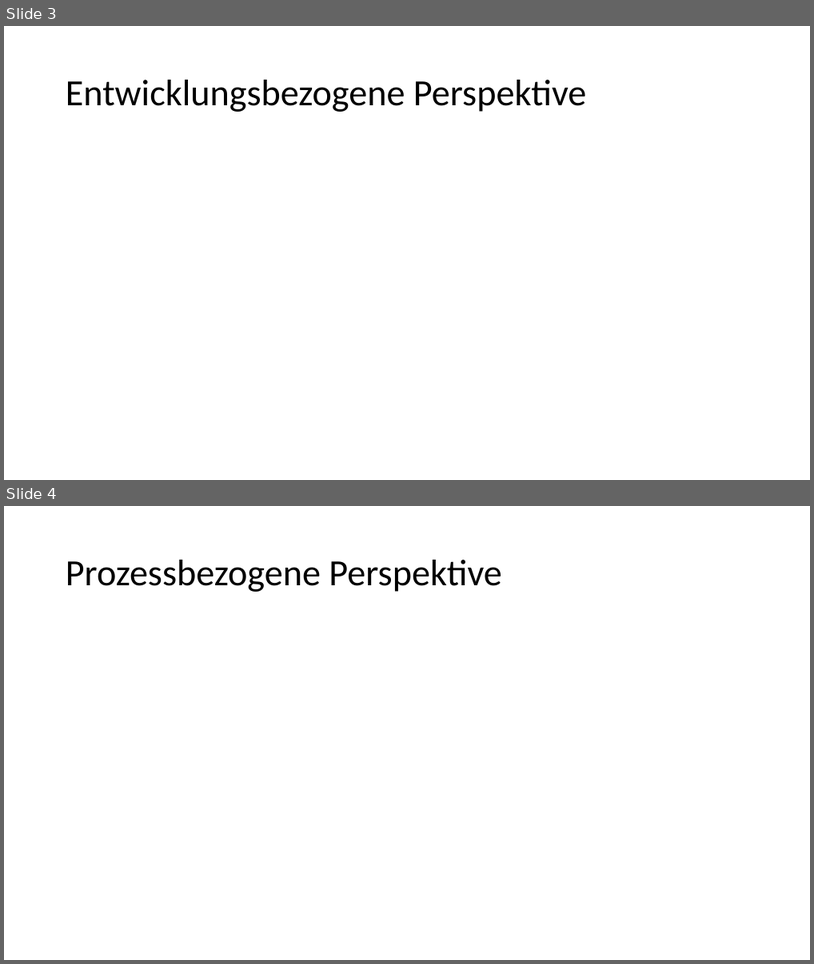
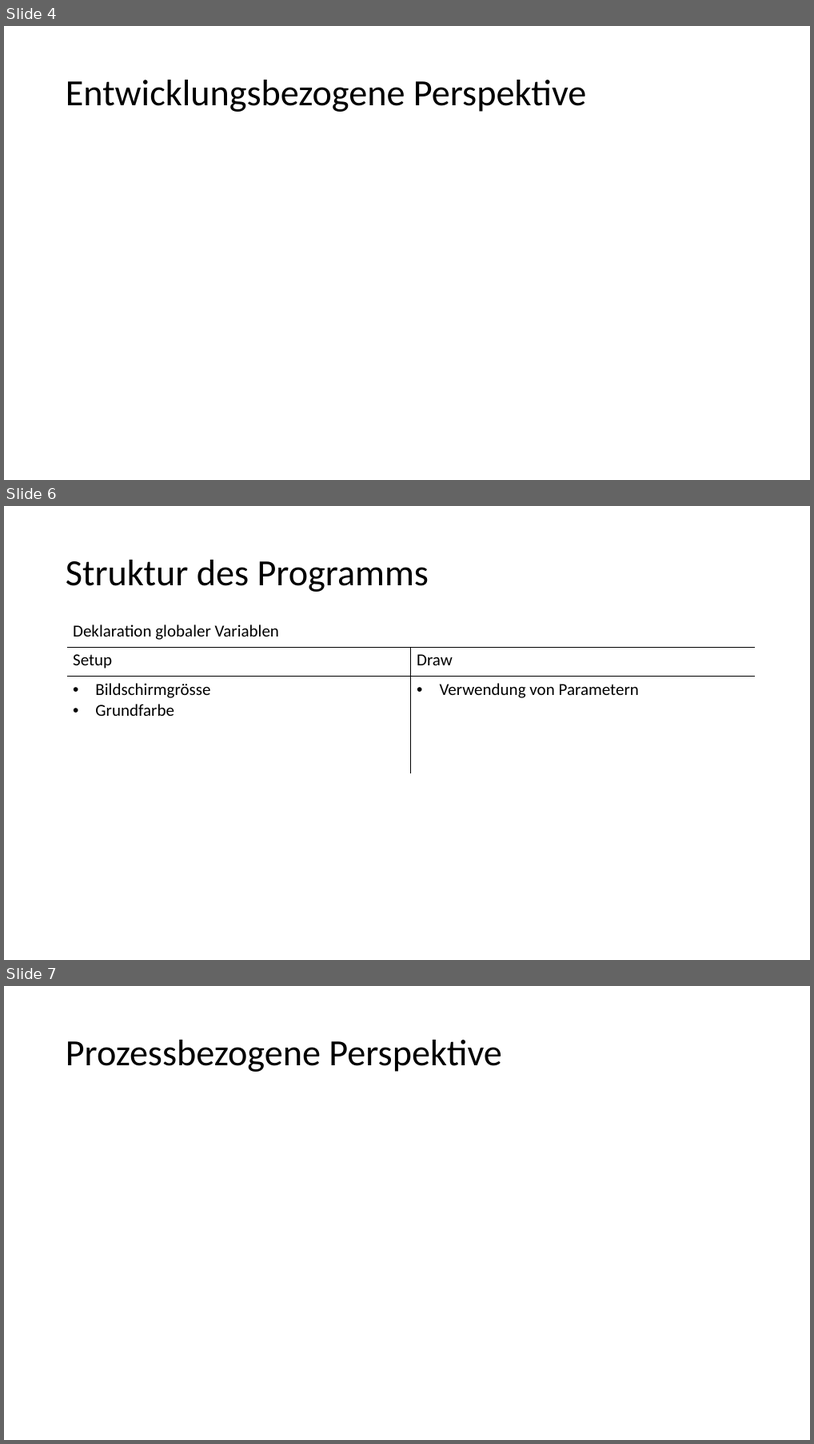
Before and after one commit to Carmen-MI/Erdrevolution_Carmen, a slide deck: Präsentation.pptx. Shown one above the other, each under a label of ours: slides 3 and 4 before the commit, slides 4, 6 and 7 after it; the slides between them are not shown. The pictures are 814x964 and 814x1444 pixels, drawn with LibreOffice and Linux fonts; fonts in the diff are those of the drawing. Boxes give left, top, right and bottom in pixels: in the first picture for what was removed or moved away, otherwise in the second. Text is boxed around its words. In the diff, an @@ line names an element or a change of style, - is before the commit and + after.

```diff
--- a/Präsentation.pptx
+++ b/Präsentation.pptx
@@ slide 6 added at <box>4,506,810,960</box>, background #FFFFFF @@
@@ title added at <box>66,560,429,592</box>, 44 pt, text #000000 @@
+Struktur des Programms
@@ table added at <box>67,617,755,771</box>, 3 rows, 2 columns @@
+Deklaration globaler Variablen | 
+Setup | Draw
+Bildschirmgrösse / Grundfarbe | Verwendung von Parametern
@@ what was slide 3 is now slide 4 @@
@@ what was slide 4 is now slide 7 @@
```
Also in this commit, not shown: 2 slides changed, 4 other slides added, 1 other file.
